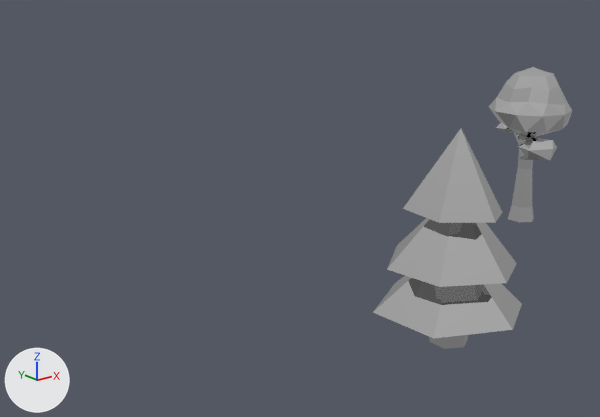
An edit to the FBX model Assets/_Visual/Models/trees.fbx, drawn before and after from the same camera.
The view is the same before and after, from a 50 mm lens placed at (-38.5, -24.9, 18.7), pointed at (-8.6, 12.4, 3.8). The lights are fixed; the arrows at lower left show +X, +Y and +Z.

The first picture shows 'poplar_0', 'spruce_0'.
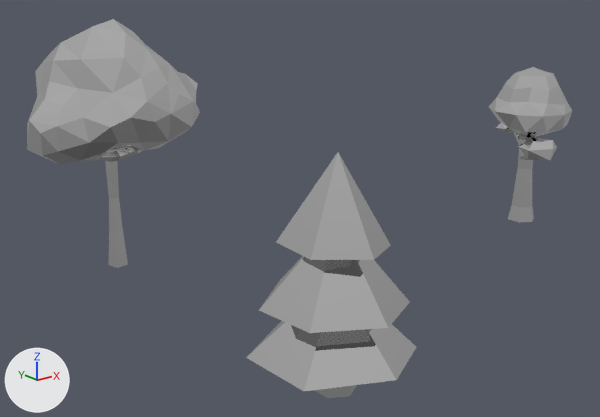
What differs and where, as boxes (x1, y1, x2, y2) in the pictures (600 x 417 px):
'spruce_0', moved
    before: (373, 129, 522, 349)
    after: (246, 152, 416, 398)
'appleTree', added
    after: (27, 19, 200, 268)

The edits, one by one:
Mesh me_cube is new.
It has 237 vertices, 405 faces and spans x -5.14..6.44, y -3.87..5.17, z 0.0..14.89.
It uses material mat_imphenziapixpal (its picture is missing).
Object 'spruce_0' (ob_spruce_0) moves from (-9.0, 0.0, 0.0) to (-16.54, 0.0, 0.0).
Object 'appleTree' (ob_appletree) is new; it shows me_cube.
Its location is (-17.0, 20.0, 0.0).
